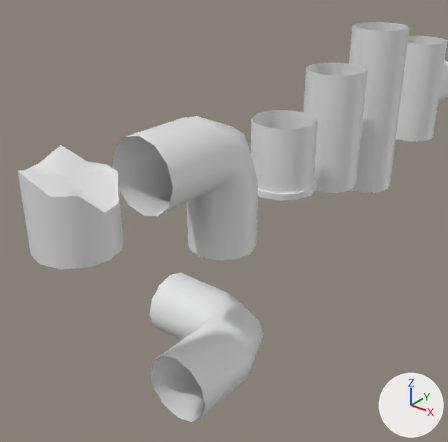
A saved change to the FBX model Assets/Models/Props/Pipes.fbx.
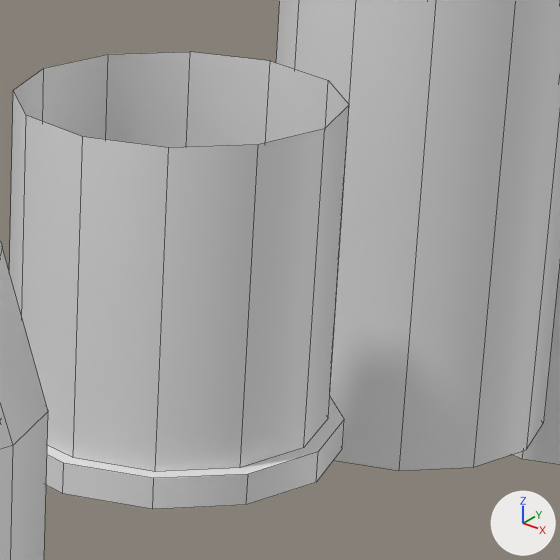
There are two pictures of each version: one from a 50 mm camera at (9.95, -15.35, 6.4) aimed at (-0.47, -2.32, -1.67), one close up on the part from 56% to 80% of the width and 23% to 48% of the height. The axes (+X, +Y, +Z) are drawn at lower right. The lights are the same throughout. The close-ups show mesh edges as thin lines. Materials are left out; every surface is plain grey.

Names of what the first close-up shows: 'pipe-1', 'pipe-2', 'pipe-3', 'pipe-curve-1', 'pipe-end'.
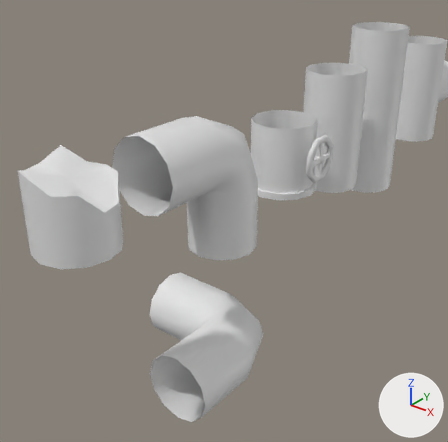
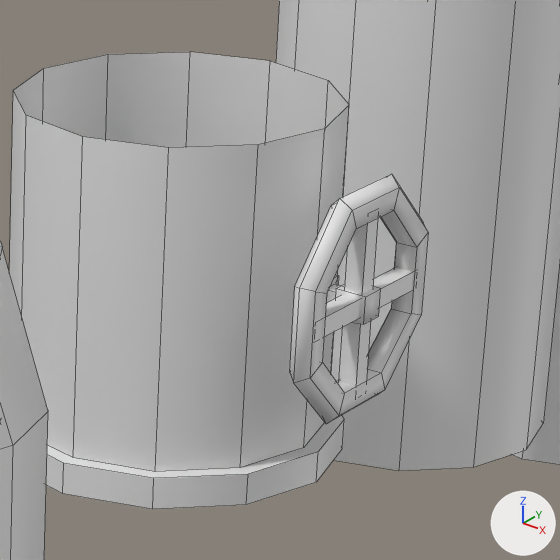
Boxes (x1, y1, x2, y2) around the edits, measured in the close-ups (560 x 560 px):
'valve', added: after (290, 174, 428, 424)

The change, as a list of edits to the scene's bpy script:
```text
Add me_cylinder_001:
    me_cylinder_001.from_pydata(...)  # 96 vertices, 85 faces; spans x 0.104..0.596, y -0.678..0.72, z -0.68..0.718
Add ob_valve:
    ob_valve = bpy.data.objects.new('valve', me_cylinder_001)
    ob_valve.location = (0.8, 0.0, 0.0)
```
